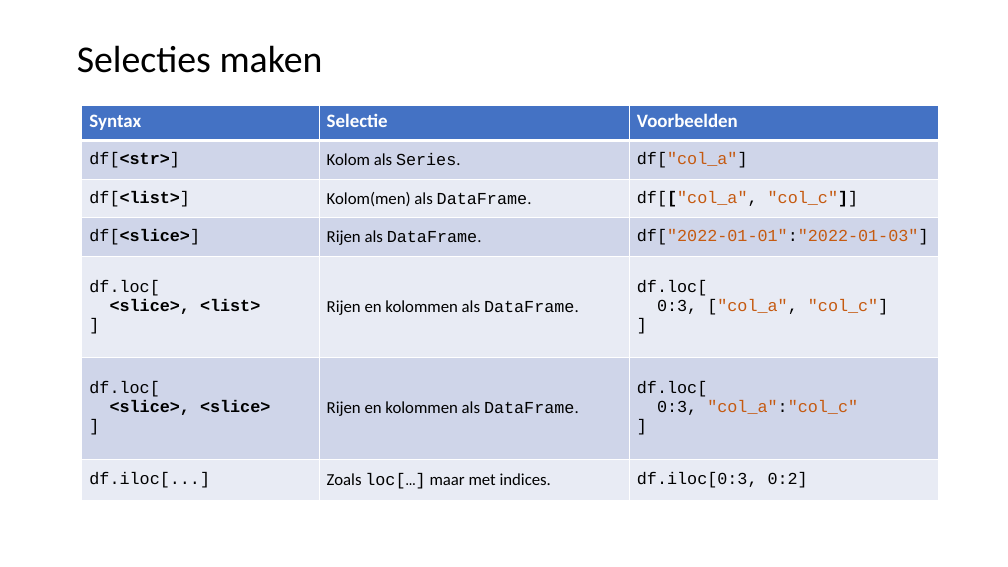
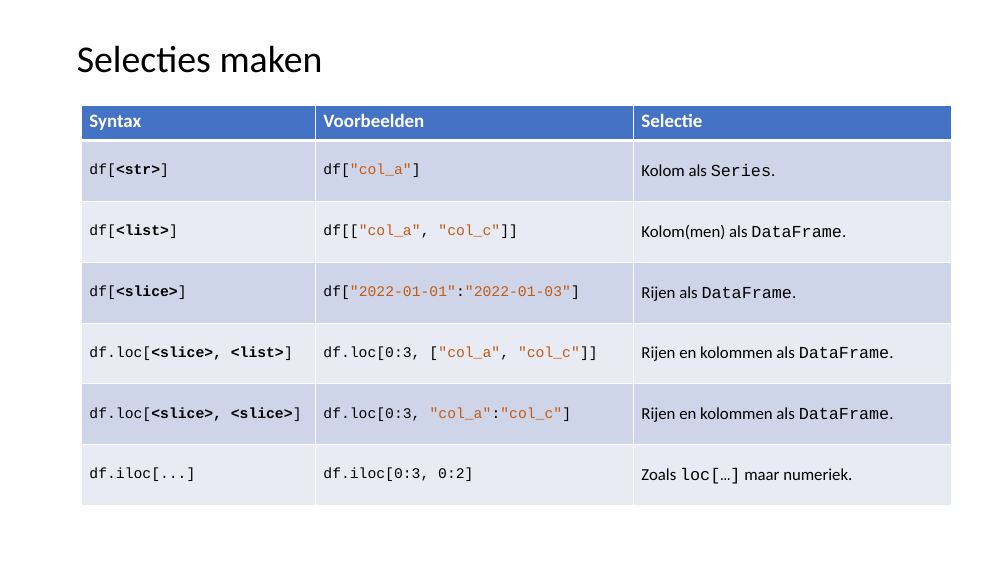
Before and after one commit to LFKoning/knowledge-sharing, a slide deck: slide 11 of python_course/3_pandas_plotting/python_cursus_3.pptx (slide 12 before the commit). Drawn at 1008x567 pixels with LibreOffice and Linux fonts; fonts in the diff are those of the drawing. Boxes give left, top, right and bottom in pixels: in the first picture for what was removed or moved away, otherwise in the second. Text is boxed around its words. In the diff, an @@ line names an element or a change of style, - is before the commit and + after.

```diff
--- a/python_course/3_pandas_plotting/python_cursus_3.pptx
+++ b/python_course/3_pandas_plotting/python_cursus_3.pptx
@@ table at (x1=82, y1=106, x2=952, y2=506) @@
-row 1, column 2: Selectie
+row 1, column 2: Voorbeelden
-row 1, column 3: Voorbeelden
+row 1, column 3: Selectie
@@ row 2, column 2: "Kolom als Series." to "df["col_a"]" @@
@@ row 2, column 3: "df["col_a"]" to "Kolom als Series." @@
@@ row 3, column 2: "Kolom(men) als DataFrame." to "df[["col_a", "col_c"]]" @@
@@ row 3, column 3: "df[["col_a", "col_c"]]" to "Kolom(men) als DataFrame." @@
@@ row 4, column 2: "Rijen als DataFrame." to "df["2022-01-01":"2022-01-03"]" @@
@@ row 4, column 3: "df["2022-01-01":"2022-01-03"]" to "Rijen als DataFrame." @@
-row 5: df.loc[ / <slice>, <list> / ] | Rijen en kolommen als DataFrame. | df.loc[ / 0:3, ["col_a", "col_c"] / ]
+row 5: df.loc[<slice>, <list>] | df.loc[0:3, ["col_a", "col_c"]] | Rijen en kolommen als DataFrame.
-row 6: df.loc[ / <slice>, <slice> / ] | Rijen en kolommen als DataFrame. | df.loc[ / 0:3, "col_a":"col_c" / ]
+row 6: df.loc[<slice>, <slice>] | df.loc[0:3, "col_a":"col_c"] | Rijen en kolommen als DataFrame.
-row 7, column 2: Zoals loc[…] maar met indices.
+row 7, column 2: df.iloc[0:3, 0:2]
-row 7, column 3: df.iloc[0:3, 0:2]
+row 7, column 3: Zoals loc[…] maar numeriek.
@@ size 16 to 14 pt in "df[<str>]", "df[<list>]", "df[<slice>]", "df.iloc[...]" @@
@@ table resized from (x1=82, y1=106, x2=938, y2=501) to (x1=82, y1=106, x2=952, y2=506) @@
```
Also in this commit, not shown: 12 other slides changed, 1 slide removed.
